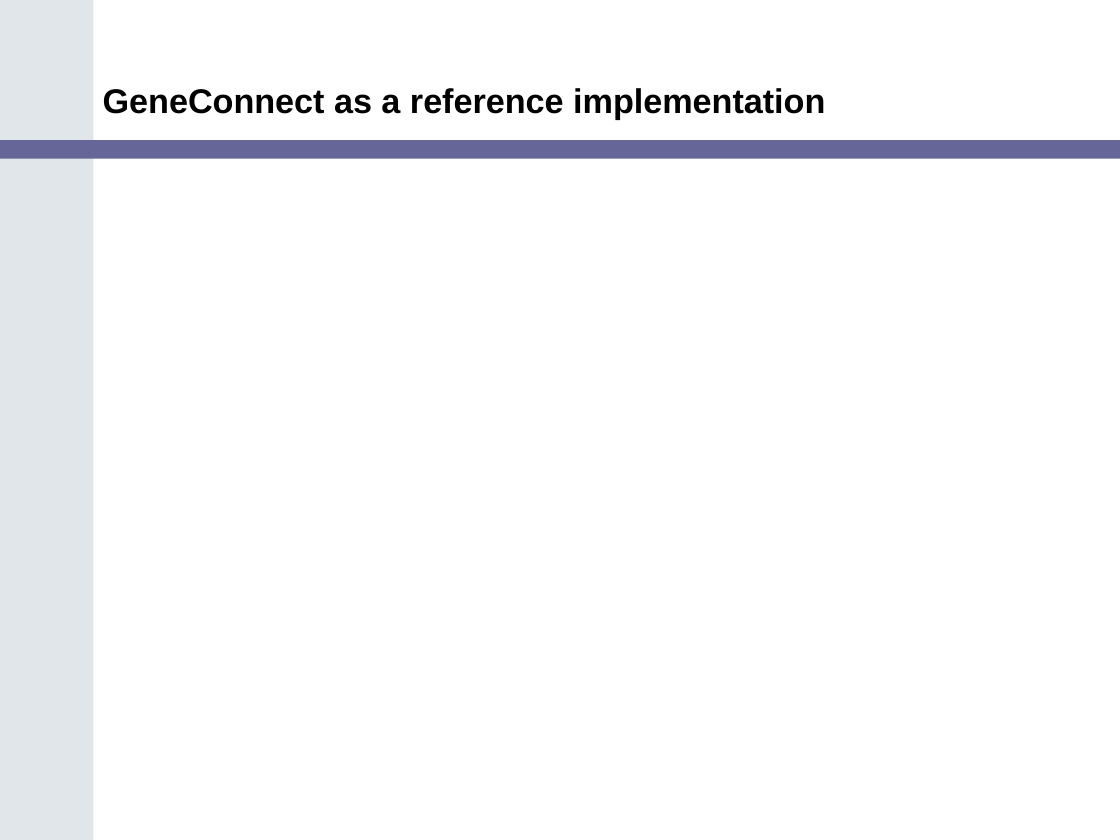
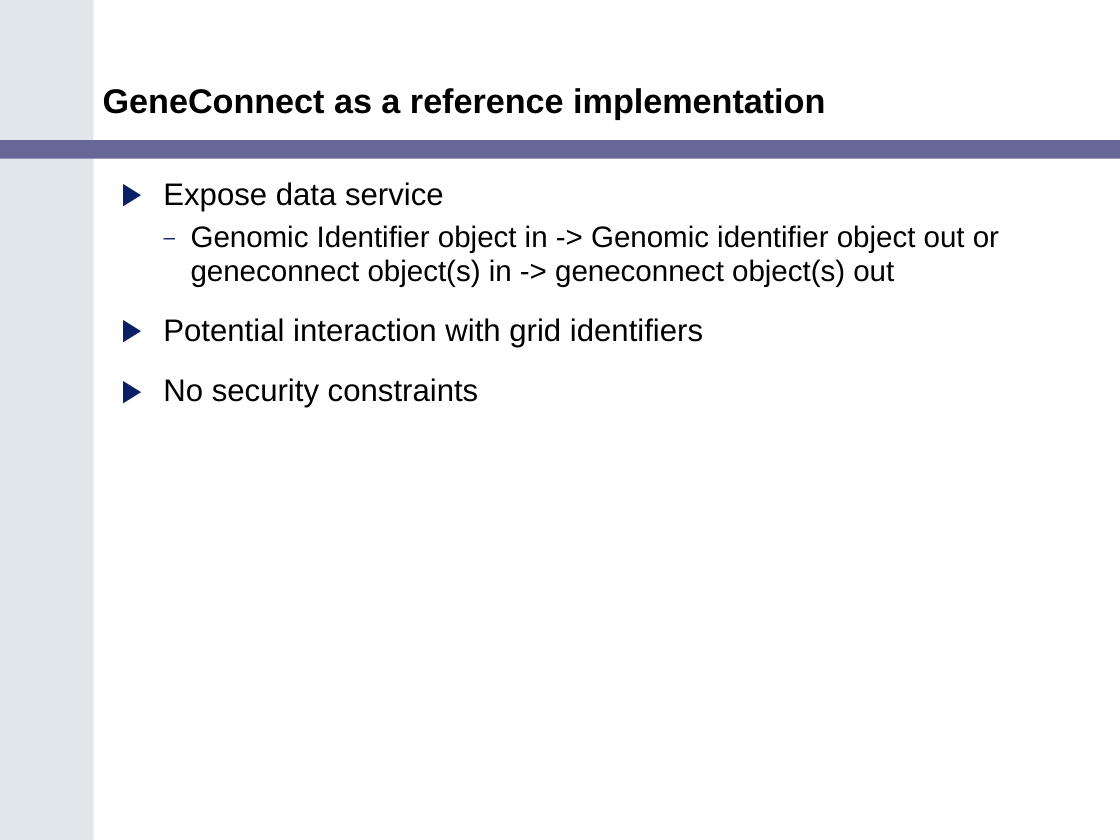
Before and after one commit to NCIP/cagrid-portal, a slide deck: slide 17 of cagrid-1-0/Documentation/presentations/200607_VCDE_ARCH/Ref_Impl_Arch_VCDE_2006_07.ppt. Drawn at 1120x840 pixels with LibreOffice and Linux fonts; fonts in the diff are those of the drawing; background and template pictures are left out. Boxes give left, top, right and bottom in pixels: in the first picture for what was removed or moved away, otherwise in the second. Text is boxed around its words. In the diff, an @@ line names an element or a change of style, - is before the commit and + after.

```diff
--- a/cagrid-1-0/Documentation/presentations/200607_VCDE_ARCH/Ref_Impl_Arch_VCDE_2006_07.ppt
+++ b/cagrid-1-0/Documentation/presentations/200607_VCDE_ARCH/Ref_Impl_Arch_VCDE_2006_07.ppt
@@ text added at [163, 182, 999, 408], 19 pt, text #000000 @@
+▶ Expose data service
+  – Genomic Identifier object in -> Genomic identifier object out or
+    geneconnect object(s) in -> geneconnect object(s) out
+▶ Potential interaction with grid identifiers
+▶ No security constraints
```
Also in this commit, not shown: 7 other slides changed, 7 slides added, 5 slides removed.
